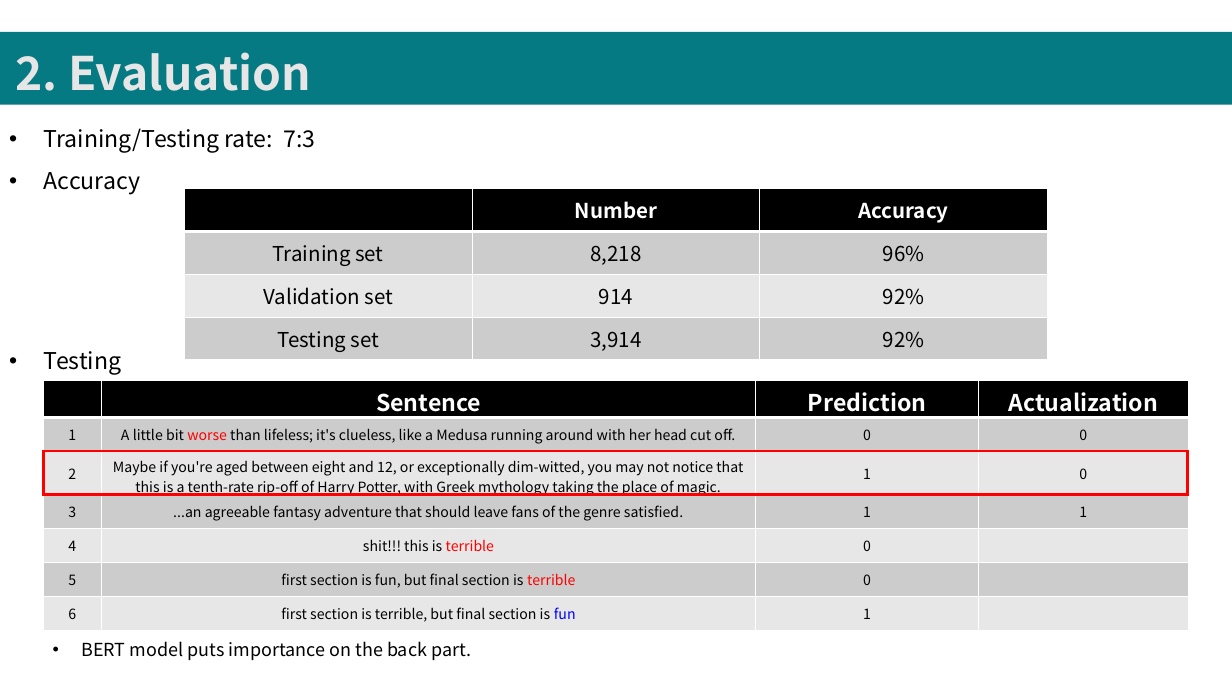
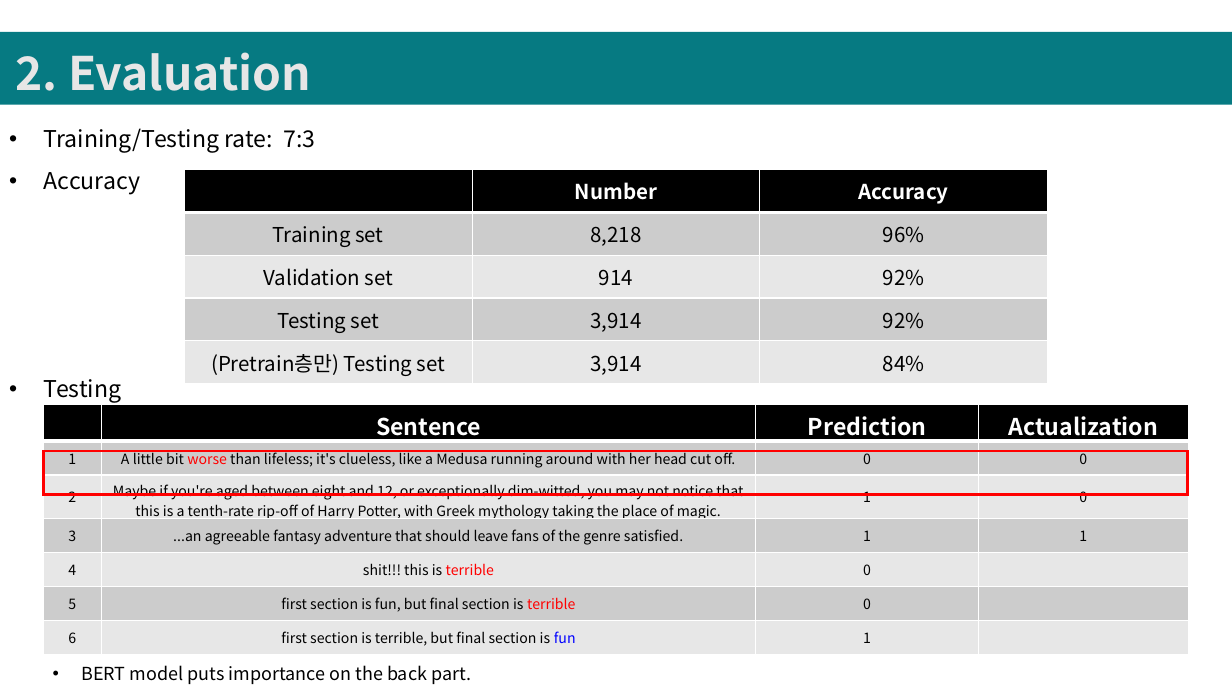
Before and after one commit to keejun-han/NLP_GNN_STUDY, a slide deck: slide 6 of Movie/(210820)sentiment_analysis_bert(이천솔).pptx. Drawn at 1232x693 pixels with LibreOffice and Linux fonts; fonts in the diff are those of the drawing. Boxes give left, top, right and bottom in pixels: in the first picture for what was removed or moved away, otherwise in the second. Text is boxed around its words. In the diff, an @@ line names an element or a change of style, - is before the commit and + after.

```diff
--- a/Movie/(210820)sentiment_analysis_bert(이천솔).pptx
+++ b/Movie/(210820)sentiment_analysis_bert(이천솔).pptx
@@ text "Training/Testing rate: 7:3" rewrapped from <box>44,128,315,375</box> to <box>44,128,315,403</box> @@
@@ table at <box>185,169,1047,384</box> @@
+row 5: (Pretrain층만) Testing set | 3,914 | 84%
@@ table: place and size @@
-table at <box>185,189,1047,360</box>
+table at <box>185,169,1047,384</box>
@@ table: place and size @@
-table at <box>43,381,1189,631</box>
+table at <box>43,404,1189,654</box>
@@ text "BERT model puts importance on ...": place and size @@
-text "BERT model puts importance on ..." at <box>81,641,471,660</box>
+text "BERT model puts importance on ..." at <box>81,665,471,684</box>
```
Also in this commit, not shown: 1 other slide changed, 12 slides removed, 12 other files.
